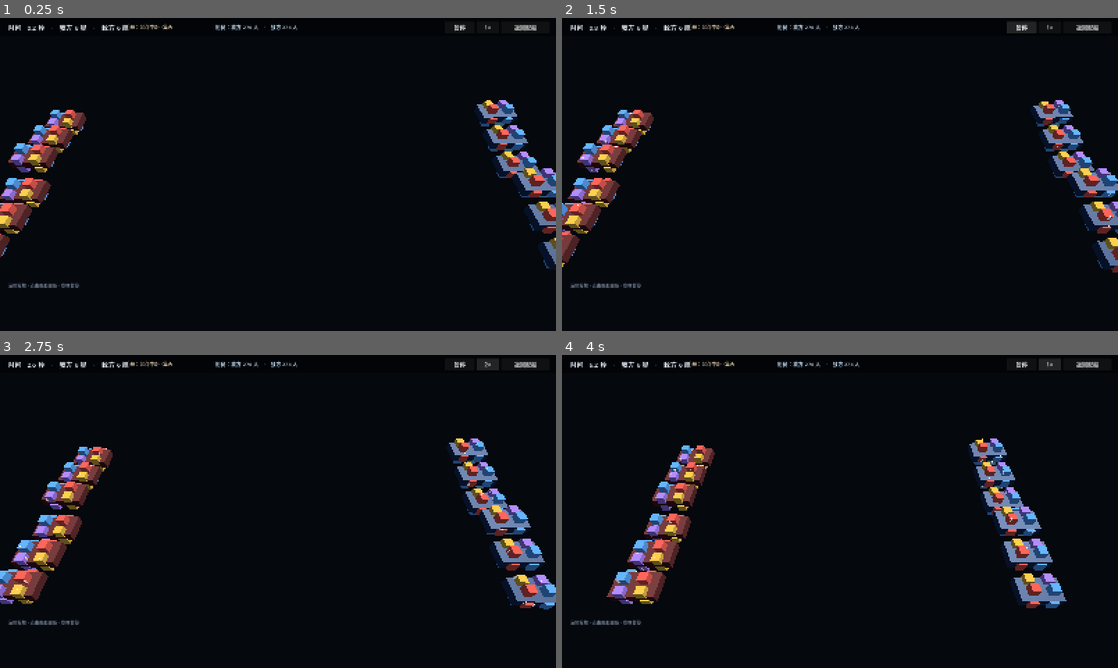
Above: before the commit, frames 1-4 (two rows, left to right).
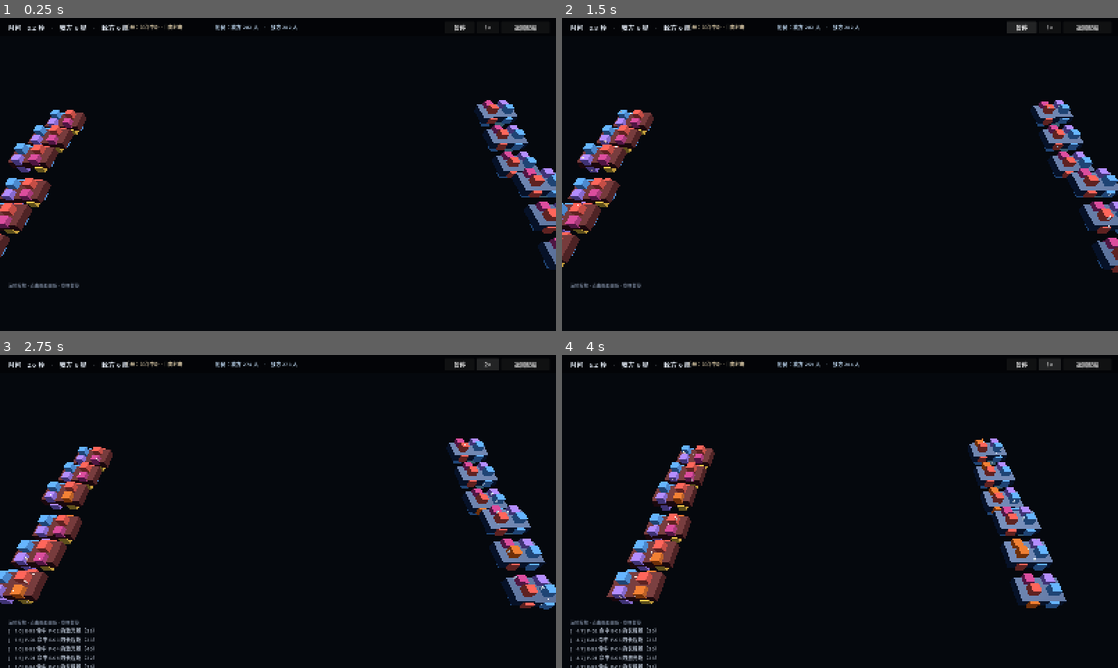
Above: after the commit, the same moments.

Repository: Astrozxy/game0
Game: Godot game, scene res://main.tscn
Same seed, same stepped clock (60 frames per second), same inputs: the game is played once before the commit and once after it.
Inputs:
- Up to frame 1 (0.25 s): no input
- Up to frame 2 (1.5 s): click "暂停" at 0.5 s; click "继续" at 1.25 s
- Up to frame 3 (2.75 s): click "1×" at 2 s
- Up to frame 4 (4 s): click "2×" at 2.75 s; click "4×" at 3.5 s

The runs differ from the first frame. In frame 1, 0.6% of the frame differs, in the area x 0-100%, y 1-74%; in frame 2, 0.7%; in frame 3, 1.5%, in the area x 1-99%, y 1-100%; in frame 4, 1.5%.

Commit message:
三种武器 + 手册语义修正 + 僵持收尾
武器：
- 激光 0-35（全能）、长程炮 14-55（单发高、贴脸哑火）、近防炮 0-14（射速快）
- 每种武器独立射程/最小射程/伤害/射速/精度
- 默认装配改为 2 激光 + 1 长程炮

手册：
- 手册只决定站位，不再剥夺开火权
  （旧版中距手册导致 22 外无法还击，远距直接碾压 24:0）
- 改为'只前进不后退'，否则长程舰可无限风筝

节奏：
- 僵持检测：20 秒无有效交火则按剩余结构判胜负
- 超时先比舰数再比结构
- 全局 HP_SCALE=0.72

结果：6v6 我方 53% / 敌方 47% / 平局 0%，平均 74 秒
（此前 37-57% 胜率、20% 平局、179 秒）

已知问题：集火因伤害溢出反而是负收益，默认改为自由射击

Diff:
--- a/game/sim/battle_sim.gd
+++ b/game/sim/battle_sim.gd
@@ -17,6 +17,59 @@
 const WEAPON_ARC_HALF_DEG := 100.0
 const BEAM_LIFE := 0.12
 
+# ---- 三种武器的差异 ----
+# 激光：全能，中近程
+# 长程炮：射程远，但近距离打不了（最小射程）
+# 近防炮：射速快，但只够得着很近
+static func w_max_range(kind: int) -> float:
+	match kind:
+		Model.CompType.WEAPON_LONG:  return 55.0
+		Model.CompType.WEAPON_CLOSE: return 14.0
+		_:                           return 35.0
+
+static func w_min_range(kind: int) -> float:
+	match kind:
+		# 长程炮在 14 以内打不了。中距手册的站位约 17.6，刚好还能开火；
+		# 近距手册会把它废掉——这是"大炮不适合贴脸"的设计意图。
+		Model.CompType.WEAPON_LONG: return 14.0
+		_:                          return 0.0
+
+static func w_damage(kind: int) -> float:
+	match kind:
+		Model.CompType.WEAPON_LONG:  return 92.0
+		Model.CompType.WEAPON_CLOSE: return 20.0
+		_:                           return 40.0
+
+static func w_cooldown(kind: int) -> float:
+	match kind:
+		Model.CompType.WEAPON_LONG:  return 3.0
+		Model.CompType.WEAPON_CLOSE: return 0.5
+		_:                           return 1.2
+
+static func w_accuracy(kind: int, band: String) -> float:
+	match kind:
+		Model.CompType.WEAPON_LONG:
+			if band == "far": return 0.80
+			if band == "mid": return 0.58
+			return 0.0
+		Model.CompType.WEAPON_CLOSE:
+			return 0.95 if band == "close" else 0.0
+		_:
+			if band == "close": return 0.92
+			if band == "mid": return 0.72
+			return 0.40
+
+static func w_damage_falloff(kind: int, d: float) -> float:
+	match kind:
+		Model.CompType.WEAPON_LONG:
+			return 1.0 if d > LASER_MID_RANGE else 0.85
+		Model.CompType.WEAPON_CLOSE:
+			return 1.0 if d <= LASER_CLOSE_RANGE else 0.5
+		_:
+			if d <= LASER_CLOSE_RANGE: return 1.0
+			if d <= LASER_MID_RANGE: return 0.78
+			return 0.45
+
 var ships: Array = []
 var duration := 180.0
 var rng := RandomNumberGenerator.new()
@@ -28,10 +81,11 @@
 var winner := ""
 
 # 战斗手册：双方各一本。玩家在配船时定自己的，敌方由 AI 预设。
-# band: close / mid / far（允许开火的最远档位）；focus: 是否集火残血。
+# band: close / mid / far（想在哪打，决定站位）；focus: 是否集火残血。
+# 注意：手册不剥夺开火权，只影响站位。否则射程优势会变成单方面挨打。
 var doctrine := {
-	"player": {"band": "mid", "focus": true},
-	"enemy": {"band": "mid", "focus": true},
+	"player": {"band": "mid", "focus": false},
+	"enemy": {"band": "mid", "focus": false},
 }
 
 var _cooldowns: Dictionary = {}   # "uid:index" -> 剩余秒
@@ -50,6 +104,12 @@
 var ship_dmg_dealt := {}  # uid -> float
 var ship_dmg_taken := {}  # uid -> float
 var ship_kills := {}      # uid -> int
+
+# 僵持检测：最近一次造成伤害的时刻
+var last_damage_t := 0.0
+
+# 按武器类型统计开火次数（调平衡用）
+var shots_by_kind := {}
 
 # 归因：每方"损失来自哪类舱室"
 var dmg_by_comp := {"player": {}, "enemy": {}}
@@ -158,10 +218,35 @@
 			winner = "player"
 			log_event("end", "我方获胜", "player")
 		return
+	# 僵持：长时间没有有效交火（多半是残存舰互相够不着），按剩余结构判定。
+	if t > 40.0 and t - last_damage_t > 20.0:
+		over = true
+		winner = _decide_by_hull()
+		log_event("end", "长时间无交火，按剩余结构判定：%s" % winner)
+		return
 	if t >= duration:
 		over = true
-		winner = "player" if p_alive > e_alive else ("enemy" if e_alive > p_alive else "draw")
+		winner = _decide_by_hull()
 		log_event("end", "时间到，判定：%s" % winner)
+
+## 先比存活舰数，再比剩余结构；都接近才算平局。
+func _decide_by_hull() -> String:
+	var p_alive := team_alive("player")
+	var e_alive := team_alive("enemy")
+	if p_alive != e_alive:
+		return "player" if p_alive > e_alive else "enemy"
+	var ph := 0.0
+	var eh := 0.0
+	for s in ships:
+		if not s.alive():
+			continue
+		if s.team == "player":
+			ph += s.hull_integrity()
+		else:
+			eh += s.hull_integrity()
+	if absf(ph - eh) < 0.08:
+		return "draw"
+	return "player" if ph > eh else "enemy"
 
 # ---------------------------------------------------------------- 目标
 
@@ -212,23 +297,21 @@
 			best = d
 			nearest = e
 	var d: float = best
-	# 手册决定"允许的交战距离上限"，舰长在手册范围内决定实际保持多远。
-	# 舰长的偏好必须被手册夹住，否则谨慎舰长会退到射程外变成哑巴。
-	var desired_gap := 18.0
+	# 想站在"手册允许范围的 80%"处，舰长按性格上下浮动。
+	var desired_gap := doctrine_max_range(ship.team) * 0.8
 	if ship.captain != null:
 		desired_gap *= ship.captain.gap_mult()
-	desired_gap = clampf(desired_gap, 6.0, doctrine_max_range(ship.team) - 2.0)
+	desired_gap = clampf(desired_gap, 6.0, 50.0)
+	# 只前进或驻守，不后退。
+	# 若允许后退，长程舰可以一直风筝，同速下永远追不上，平衡会塌。
 	if d > desired_gap + 2.0:
 		var dir: Vector3 = (nearest.pos - ship.pos).normalized()
 		ship.pos += dir * ship.speed() * dt
-	elif d < desired_gap - 2.0:
-		var dir: Vector3 = (ship.pos - nearest.pos).normalized()
-		ship.pos += dir * ship.speed() * 0.6 * dt
 
 func doctrine_max_range(team: String) -> float:
 	match doctrine[team]["band"]:
 		"close": return LASER_CLOSE_RANGE
-		"far":   return LASER_MAX_RANGE
+		"far":   return 55.0
 		_:       return LASER_MID_RANGE
 
 # ---------------------------------------------------------------- 开火
@@ -279,14 +362,18 @@
 			target = pick_weapon_target(ship, comp, enemies)
 		if target == null:
 			continue
-		_cooldowns[key] = LASER_COOLDOWN
+		_cooldowns[key] = w_cooldown(comp.kind)
 		fire_laser(ship, comp, target)
 
 func weapon_can_hit(ship, comp, target) -> bool:
 	var d: float = (target.pos - ship.pos).length()
-	if d > LASER_MAX_RANGE:
+	# 每种武器有自己的射程与最小射程：
+	# 长程炮在 14 以内打不了，近防炮在 14 以外够不着。
+	# 注意：手册不限制开火——手册只决定"想站多远"，不能剥夺还击能力，
+	# 否则射程优势会变成单方面挨打，平衡直接崩掉。
+	if d > w_max_range(comp.kind):
 		return false
-	if not doctrine_allows(d, ship.team):
+	if d < w_min_range(comp.kind):
 		return false
 	var mount_dir: Vector3 = (ship.basis() * comp.local_offset()).normalized()
 	var to_target: Vector3 = (target.pos - ship.pos).normalized()
@@ -307,12 +394,15 @@
 func fire_laser(ship, comp, target) -> void:
 	stat_shots[ship.team] += 1
 	ship_shots[ship.uid] = ship_shots.get(ship.uid, 0) + 1
+	var kind_name: String = Model.comp_name(comp.kind)
+	shots_by_kind[kind_name] = shots_by_kind.get(kind_name, 0) + 1
 	var d: float = (target.pos - ship.pos).length()
 	var band := range_band(d)
-	var acc: float = band_accuracy(band) * ship.accuracy()
+	# 每个武器舱按自己的类型算命中与伤害
+	var acc: float = w_accuracy(comp.kind, band) * ship.accuracy()
 	if ship.captain != null:
 		acc *= ship.captain.accuracy_mod()
-	acc = clampf(acc, 0.05, 0.98)
+	acc = clampf(acc, 0.03, 0.98)
 	var from: Vector3 = ship.comp_world_pos(comp)
 
 	var r: RandomNumberGenerator = _rngs[ship.uid]
@@ -324,7 +414,7 @@
 		beams.append({"a": from, "b": miss_pt, "life": BEAM_LIFE, "team": ship.team, "hit": false})
 		return
 
-	var dmg: float = LASER_BASE_DAMAGE * band_damage(d) * r.randf_range(0.85, 1.15)
+	var dmg: float = w_damage(comp.kind) * w_damage_falloff(comp.kind, d) * r.randf_range(0.85, 1.15)
 	dmg *= (1.0 - target.damage_reduction())
 
 	var hit_comp = resolve_hit_compartment(ship, target, from, r)
@@ -337,6 +427,8 @@
 	var before: int = hit_comp.state
 	var was_breached: bool = hit_comp.breached
 	var dealt: float = hit_comp.take_damage(dmg)
+	if dealt > 0.0:
+		last_damage_t = t
 	stat_hits[ship.team] += 1
 	stat_damage[ship.team] += dealt
 	ship_dmg_dealt[ship.uid] = ship_dmg_dealt.get(ship.uid, 0.0) + dealt
--- a/game/sim/model.gd
+++ b/game/sim/model.gd
@@ -8,7 +8,12 @@
 ## - 舱室有独立生命值，受损降效，归零停转。
 ## - 损管有预算，战斗中缓慢修复。
 
-enum CompType { WEAPON, MAGAZINE, CREW, ENGINE, SHIELD, SENSOR }
+enum CompType {
+	WEAPON,        # 激光：中近程、全能、稳定
+	WEAPON_LONG,   # 长程炮：远射程、单发高、近距离打不了
+	WEAPON_CLOSE,  # 近防炮：极近距离、射速快
+	MAGAZINE, CREW, ENGINE, SHIELD, SENSOR,
+}
 enum CompState { ONLINE, DAMAGED, OFFLINE }
 enum CapType { AGGRESSIVE, STEADY, CAUTIOUS }
 
@@ -16,19 +21,27 @@
 const SLOT_COUNT := 10
 
 # 每种舱室的固有属性。第一版基线。
+# HP_SCALE 是全局血量系数：调这一个数就能整体加快/放慢战斗节奏。
+const HP_SCALE := 0.72
+
 static func comp_max_hp(kind: int) -> float:
-	match kind:
-		CompType.WEAPON:   return 60.0
-		CompType.MAGAZINE: return 45.0
-		CompType.CREW:     return 40.0
-		CompType.ENGINE:   return 70.0
-		CompType.SHIELD:   return 55.0
-		CompType.SENSOR:   return 35.0
-	return 50.0
+	var base := 50.0
+	match kind:
+		CompType.WEAPON:       base = 60.0
+		CompType.WEAPON_LONG:  base = 70.0
+		CompType.WEAPON_CLOSE: base = 50.0
+		CompType.MAGAZINE:     base = 45.0
+		CompType.CREW:         base = 40.0
+		CompType.ENGINE:       base = 70.0
+		CompType.SHIELD:       base = 55.0
+		CompType.SENSOR:       base = 35.0
+	return base * HP_SCALE
 
 static func comp_armor(kind: int) -> float:
 	match kind:
-		CompType.WEAPON:   return 2.0
+		CompType.WEAPON:       return 2.0
+		CompType.WEAPON_LONG:  return 3.0
+		CompType.WEAPON_CLOSE: return 1.0
 		CompType.MAGAZINE: return 1.0
 		CompType.CREW:     return 1.0
 		CompType.ENGINE:   return 2.0
@@ -38,7 +51,9 @@
 
 static func comp_radius(kind: int) -> float:
 	match kind:
-		CompType.WEAPON:   return 0.55
+		CompType.WEAPON:       return 0.55
+		CompType.WEAPON_LONG:  return 0.65
+		CompType.WEAPON_CLOSE: return 0.45
 		CompType.MAGAZINE: return 0.50
 		CompType.CREW:     return 0.45
 		CompType.ENGINE:   return 0.60
@@ -48,7 +63,9 @@
 
 static func comp_crew(kind: int) -> int:
 	match kind:
-		CompType.WEAPON:   return 6
+		CompType.WEAPON:       return 6
+		CompType.WEAPON_LONG:  return 5
+		CompType.WEAPON_CLOSE: return 4
 		CompType.MAGAZINE: return 4
 		CompType.CREW:     return 10
 		CompType.ENGINE:   return 5
@@ -58,7 +75,9 @@
 
 static func comp_name(kind: int) -> String:
 	match kind:
-		CompType.WEAPON:   return "武器舱"
+		CompType.WEAPON:       return "激光炮"
+		CompType.WEAPON_LONG:  return "长程炮"
+		CompType.WEAPON_CLOSE: return "近防炮"
 		CompType.MAGAZINE: return "弹药库"
 		CompType.CREW:     return "人员宿舍"
 		CompType.ENGINE:   return "引擎"
@@ -66,6 +85,9 @@
 		CompType.SENSOR:   return "传感器"
 	return "舱室"
 
+static func is_weapon(kind: int) -> bool:
+	return kind == CompType.WEAPON or kind == CompType.WEAPON_LONG or kind == CompType.WEAPON_CLOSE
+
 # ---------------------------------------------------------------- 舰长
 #
 # 玩家不能指定舰长。舰长的性格决定他"在手册允许的范围内"怎么打：
@@ -118,7 +140,9 @@
 
 static func comp_color(kind: int) -> Color:
 	match kind:
-		CompType.WEAPON:   return Color(0.95, 0.35, 0.30)
+		CompType.WEAPON:       return Color(0.95, 0.35, 0.30)
+		CompType.WEAPON_LONG:  return Color(0.80, 0.25, 0.55)
+		CompType.WEAPON_CLOSE: return Color(0.98, 0.60, 0.15)
 		CompType.MAGAZINE: return Color(0.95, 0.75, 0.25)
 		CompType.CREW:     return Color(0.45, 0.80, 0.55)
 		CompType.ENGINE:   return Color(0.35, 0.65, 0.95)
@@ -133,10 +157,10 @@
 static func slot_h(i: int) -> float:
 	return 1.0 if i < 5 else -1.0
 
-# 默认装配：2 武器 + 2 弹药 + 3 引擎 + 2 护盾 + 1 传感器
+# 默认装配：混合火力（2 激光 + 1 长程炮），玩家可改。
 static func default_loadout() -> Array:
 	return [
-		CompType.WEAPON, CompType.WEAPON, CompType.MAGAZINE, CompType.MAGAZINE,
+		CompType.WEAPON, CompType.WEAPON, CompType.WEAPON_LONG, CompType.MAGAZINE,
 		CompType.ENGINE, CompType.ENGINE, CompType.ENGINE,
 		CompType.SHIELD, CompType.SHIELD, CompType.SENSOR,
 	]
@@ -319,7 +343,7 @@
 	func weapons() -> Array:
 		var out: Array = []
 		for c in compartments:
-			if c.kind == Model.CompType.WEAPON and c.alive():
+			if Model.is_weapon(c.kind) and c.alive():
 				out.append(c)
 		return out
 
--- a/game/test/per_ship.gd
+++ b/game/test/per_ship.gd
@@ -27,4 +27,9 @@
 			sim.ship_dmg_dealt.get(s.uid, 0.0),
 			sim.ship_dmg_taken.get(s.uid, 0.0),
 			s.hull_integrity() * 100.0])
+
+	print("")
+	print("按武器类型开火数:")
+	for k in sim.shots_by_kind.keys():
+		print("  %s: %d" % [k, sim.shots_by_kind[k]])
 	quit()
--- a/game/ui/ship_builder.gd
+++ b/game/ui/ship_builder.gd
@@ -11,10 +11,10 @@
 var stats_label: Label
 var band_buttons: Dictionary = {}
 
-# 战斗手册：玩家定的"允许边界"。舰长在这条边界内自行决定怎么打。
+# 战斗手册：玩家定的"想在哪打"。舰长在这条范围里自行决定怎么打。
 var doctrine := {
 	"fire_band": "mid",
-	"focus_fire": true,
+	"focus_fire": false,
 	"hold_range": true,
 }
 
@@ -101,6 +101,7 @@
 	var band_defs := [
 		["close", "允许近距"],
 		["mid", "允许中距"],
+		["far", "允许远距"],
 	]
 	var bx: float = W - panel_w - W * 0.02
 	var bw: float = minf(132.0, panel_w / 3.0 - 8.0)
@@ -121,12 +122,12 @@
 	focus_btn.size = Vector2(bw, 38)
 	focus_btn.add_theme_font_size_override("font_size", 14)
 	focus_btn.toggle_mode = true
-	focus_btn.button_pressed = true
+	focus_btn.button_pressed = false
 	focus_btn.toggled.connect(func(on: bool): doctrine["focus_fire"] = on)
 	add_child(focus_btn)
 
 	var far_note := Label.new()
-	far_note.text = "远距暂不开放：目前只有一种激光，远距开火只有劣势"
+	far_note.text = "长程武器要靠远距手册才发挥得出来"
 	far_note.position = Vector2(W - panel_w - W * 0.02 + bw * 2.0 + 24.0, H * 0.655)
 	far_note.add_theme_font_size_override("font_size", 12)
 	far_note.add_theme_color_override("font_color", Color(0.50, 0.55, 0.62))
@@ -144,7 +145,7 @@
 	add_child(launch_btn)
 
 func _cycle_slot(i: int) -> void:
-	loadout[i] = (int(loadout[i]) + 1) % 6
+	loadout[i] = (int(loadout[i]) + 1) % 8
 	_refresh()
 
 func _set_band(band: String) -> void:
@@ -157,7 +158,9 @@
 		var btn: Button = slot_buttons[i]
 		var short_name := "武器"
 		match int(kind):
-			Model.CompType.WEAPON: short_name = "武器"
+			Model.CompType.WEAPON: short_name = "激光"
+			Model.CompType.WEAPON_LONG: short_name = "长程"
+			Model.CompType.WEAPON_CLOSE: short_name = "近防"
 			Model.CompType.MAGAZINE: short_name = "弹药库"
 			Model.CompType.CREW: short_name = "宿舍"
 			Model.CompType.ENGINE: short_name = "引擎"
@@ -171,21 +174,32 @@
 		btn.add_theme_color_override("font_color", Color(0.95, 0.96, 0.98))
 
 	var probe := Model.ShipModel.new(0, "probe", "player", Vector3.ZERO, loadout)
-	var counts := {0: 0, 1: 0, 2: 0, 3: 0, 4: 0, 5: 0}
+	var counts := {}
 	for k in loadout:
 		counts[int(k)] = counts.get(int(k), 0) + 1
 
-	var dps: float = counts[Model.CompType.WEAPON] * BattleSim.LASER_BASE_DAMAGE / BattleSim.LASER_COOLDOWN
+	# 理论火力：按每种武器的单发伤害 / 冷却累加
+	var dps := 0.0
+	for k in counts.keys():
+		if Model.is_weapon(k):
+			dps += counts[k] * BattleSim.w_damage(k) / BattleSim.w_cooldown(k)
+
 	var lines: Array = []
 	lines.append("舰体配置")
 	lines.append("────────────────────────")
-	lines.append("武器舱 %d    弹药库 %d" % [counts[0], counts[1]])
-	lines.append("引  擎 %d    护  盾 %d" % [counts[3], counts[4]])
-	lines.append("宿  舍 %d    传感器 %d" % [counts[2], counts[5]])
+	lines.append("激光 %d  长程 %d  近防 %d" % [
+		counts.get(Model.CompType.WEAPON, 0),
+		counts.get(Model.CompType.WEAPON_LONG, 0),
+		counts.get(Model.CompType.WEAPON_CLOSE, 0)])
+	lines.append("弹药库 %d    宿舍 %d" % [
+		counts.get(Model.CompType.MAGAZINE, 0), counts.get(Model.CompType.CREW, 0)])
+	lines.append("引  擎 %d    护  盾 %d    传感器 %d" % [
+		counts.get(Model.CompType.ENGINE, 0), counts.get(Model.CompType.SHIELD, 0),
+		counts.get(Model.CompType.SENSOR, 0)])
 	lines.append("")
 	lines.append("推算性能")
 	lines.append("────────────────────────")
-	lines.append("理论火力   %.0f / 秒" % dps)
+	lines.append("理论火力   %.0f / 秒（按满命中）" % dps)
 	lines.append("航速       %.2f" % probe.speed())
 	lines.append("命中系数   %.0f%%" % (probe.accuracy() * 100.0))
 	lines.append("减伤       %.0f%%" % (probe.damage_reduction() * 100.0))
@@ -193,8 +207,10 @@
 	lines.append("总结构     %.0f" % probe.total_max_hp())
 	lines.append("船员编制   %d 人" % probe.crew_capacity())
 	lines.append("")
-	lines.append("提示：弹药库被击穿会殉爆。")
-	lines.append("引擎和护盾决定你能不能活着靠近。")
+	lines.append("武器特性：")
+	lines.append("激光 0–35，全能")
+	lines.append("长程 18–55，单发高，近距离打不了")
+	lines.append("近防 0–14，射速快，够不着远的")
 	stats_label.text = "\n".join(lines)
 
 	_refresh_doctrine()
